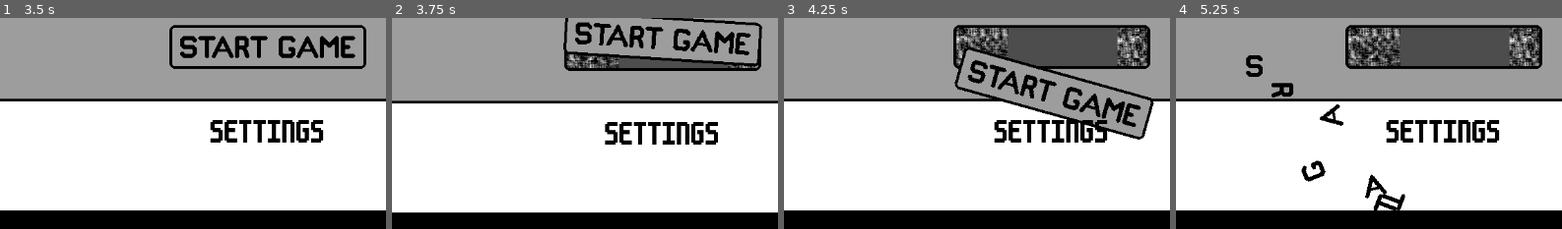
Above: before the commit, frames 1-4 (left to right).
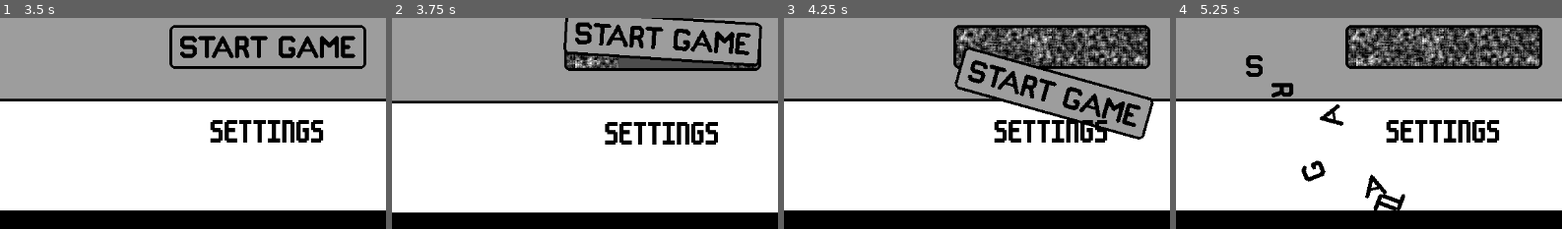
Above: after the commit, the same moments.

Repository: conor-wilson/secret-sapphire
Game: Godot game, scene res://scenes/main.tscn
The game is run twice, just before and just after one commit, with the same random seed, the same clock (stepped at 60 frames per second) and the same inputs.
Inputs (mouse positions are % of the whole screen's width and height, from its top left):
- Up to frame 1 (3.5 s): tap Enter at 0.5 s; move the mouse to (49, 38) at 0.52 s; click (49, 38) at 0.6 s; click "SETTINGS" at 1.25 s; click "BACK" at 2 s; tap Space at 2.75 s; move the mouse to (49, 38) at 2.77 s; click (49, 38) at 2.85 s
- Up to frame 2 (3.75 s): tap Enter at 3.5 s; move the mouse to (49, 56) at 3.52 s; click (49, 56) at 3.6 s
- Up to frame 3 (4.25 s): no input
- Up to frame 4 (5.25 s): move the mouse to (6, 11) at 4.27 s; click (6, 11) at 4.35 s; move the mouse to (92, 11) at 5.02 s; click (92, 11) at 5.1 s
The pictures show only the part of the screen within x 14-64%, y 49-99%; the shares and areas given below are measured in that part.

Frame 1 is identical in both runs. In frame 2, 0.5% of the frame differs, in the area x 45-95%, y 17-24%; in frame 3, 4.9%; in frame 4, 5.5%, in the area x 44-95%, y 4-23%.

Commit message:
Refactored desktop to clear static gradually rather than all at once

Diff:
--- a/let-me-play/scenes/desktop.gd
+++ b/let-me-play/scenes/desktop.gd
@@ -24,14 +24,82 @@
 		floor(coords.y/32),
 	)
 
-const circle_matrix:Array[Vector2i] = [
-						 Vector2i(-1,-2), Vector2i(0,-2), Vector2i(1,-2),
-		Vector2i(-2,-1), Vector2i(-1,-1), Vector2i(0,-1), Vector2i(1,-1), Vector2i(2,-1),
-		Vector2i(-2, 0), Vector2i(-1, 0), Vector2i(0, 0), Vector2i(1, 0), Vector2i(2, 0),
-		Vector2i(-2, 1), Vector2i(-1, 1), Vector2i(0, 1), Vector2i(1, 1), Vector2i(2, 1),
-						 Vector2i(-1, 2), Vector2i(0, 2), Vector2i(1, 2),
-	]
+const circle_matrix_0:Array[Vector2i] = [
+					 Vector2i(-1,-2),                 Vector2i(1,-2),
+	Vector2i(-2,-1),                                                  Vector2i(2,-1),
+
+	Vector2i(-2, 1),                                                  Vector2i(2, 1),
+					 Vector2i(-1, 2),                 Vector2i(1, 2),
+]
+const circle_matrix_1:Array[Vector2i] = [
+									  Vector2i(0,-2),
+
+	Vector2i(-2, 0),                                                  Vector2i(2, 0),
+
+									  Vector2i(0, 2),
+]
+const circle_matrix_2:Array[Vector2i] = [
+
+					 Vector2i(-1,-1),                 Vector2i(1,-1),
+
+					 Vector2i(-1, 1),                 Vector2i(1, 1),
+
+]
+const circle_matrix_3:Array[Vector2i] = [
+
+									  Vector2i(0,-1),
+					 Vector2i(-1, 0),                 Vector2i(1, 0),
+									  Vector2i(0, 1),
+
+]
+const circle_matrix_4:Array[Vector2i] = [
+
+
+									  Vector2i(0, 0),
+
+
+]
+const circle_matrix_full:Array[Vector2i] = [
+					 Vector2i(-1,-2), Vector2i(0,-2), Vector2i(1,-2),
+	Vector2i(-2,-1), Vector2i(-1,-1), Vector2i(0,-1), Vector2i(1,-1), Vector2i(2,-1),
+	Vector2i(-2, 0), Vector2i(-1, 0), Vector2i(0, 0), Vector2i(1, 0), Vector2i(2, 0),
+	Vector2i(-2, 1), Vector2i(-1, 1), Vector2i(0, 1), Vector2i(1, 1), Vector2i(2, 1),
+					 Vector2i(-1, 2), Vector2i(0, 2), Vector2i(1, 2),
+]
+
 
 func _clear_circle(origin:Vector2i):
-	for coords in circle_matrix:
-		$Static.erase_cell(coords+ origin)
+
+	# Clear static in a circle
+	for coords in circle_matrix_4:
+		$Static.erase_cell(coords+origin)
+	#await get_tree().create_timer(0.02).timeout
+	for coords in circle_matrix_3:
+		$Static.erase_cell(coords+origin)
+	await get_tree().create_timer(0.02).timeout
+	for coords in circle_matrix_2:
+		$Static.erase_cell(coords+origin)
+	#await get_tree().create_timer(0.02).timeout
+	for coords in circle_matrix_1:
+		$Static.erase_cell(coords+origin)
+	await get_tree().create_timer(0.02).timeout
+	for coords in circle_matrix_0:
+		$Static.erase_cell(coords+origin)
+
+	# Rebuild the static in the circle
+	await get_tree().create_timer(0.2).timeout
+	for coords in circle_matrix_0:
+		$Static.set_cell(coords+origin,1,Vector2i(0,0))
+	await get_tree().create_timer(0.02).timeout
+	for coords in circle_matrix_1:
+		$Static.set_cell(coords+origin,1,Vector2i(0,0))
+	await get_tree().create_timer(0.02).timeout
+	for coords in circle_matrix_2:
+		$Static.set_cell(coords+origin,1,Vector2i(0,0))
+	await get_tree().create_timer(0.02).timeout
+	for coords in circle_matrix_3:
+		$Static.set_cell(coords+origin,1,Vector2i(0,0))
+	await get_tree().create_timer(0.02).timeout
+	for coords in circle_matrix_4:
+		$Static.set_cell(coords+origin,1,Vector2i(0,0))
+	await get_tree().create_timer(0.02).timeout
--- a/let-me-play/scenes/menu_tile_set.tres
+++ b/let-me-play/scenes/menu_tile_set.tres
@@ -33,6 +33,7 @@
 2:3/3/flip_v = true
 2:3/4 = 4
 2:3/4/transpose = true
+3:3/0 = 0
 
 [sub_resource type="TileSetAtlasSource" id="TileSetAtlasSource_jyaef"]
 texture = ExtResource("2_x7twc")
